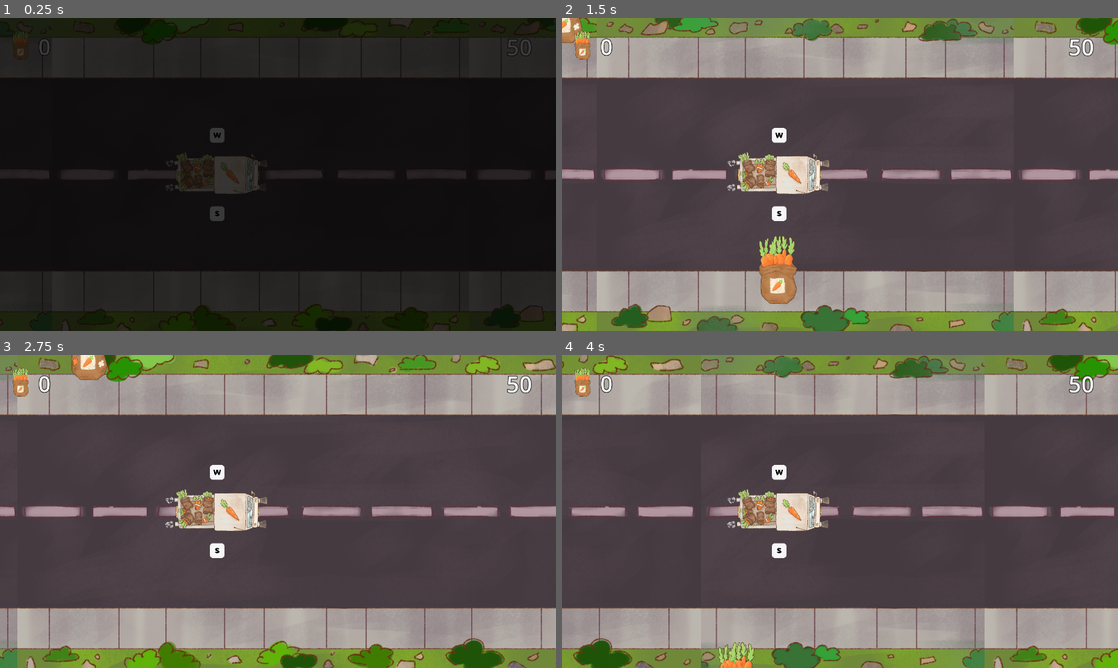
Above: before the commit, frames 1-4 (two rows, left to right).
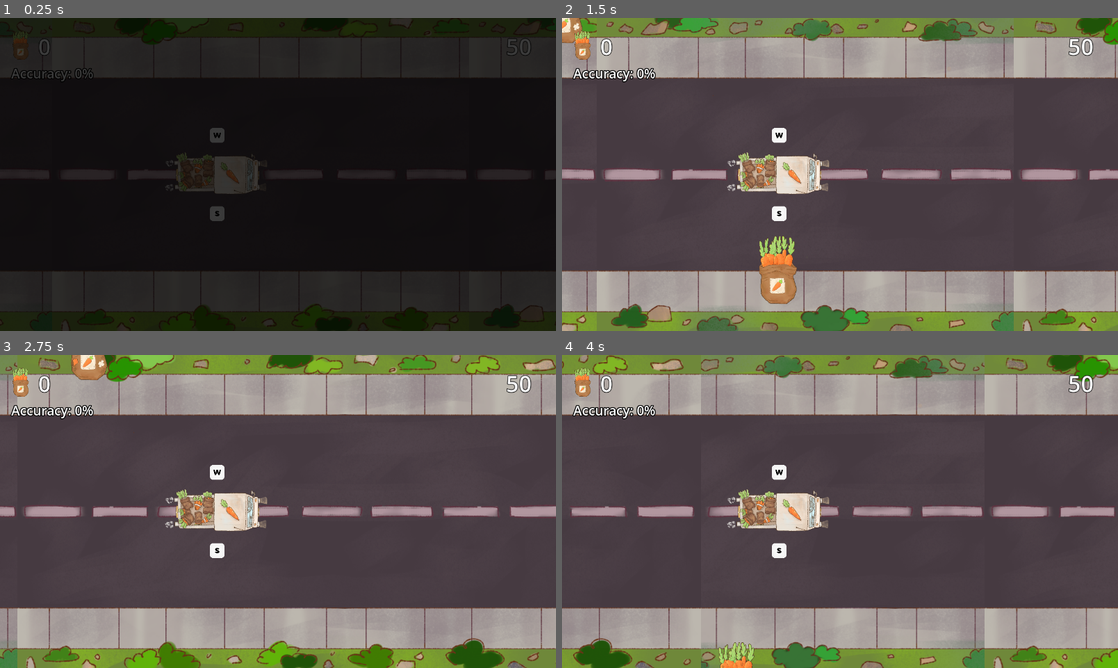
Above: after the commit, the same moments.

Repository: TheWatermelonMan3/CarrotMinigame
Game: Godot game, scene res://scenes/main.tscn
The game is run twice, just before and just after one commit, with the same random seed, the same clock (stepped at 60 frames per second) and the same inputs. The project has no main scene, so this scene is started directly.
Inputs:
- Up to frame 1 (0.25 s): no input
- Up to frame 2 (1.5 s): hold Up (fire_up) 0.53-1.28 s; tap Space (spacebar) at 0.6, 1.35 s; hold Down (fire_down) from 1.28 s (still down)
- Up to frame 3 (2.75 s): release Down (fire_down) at 2.03 s; hold Up (fire_up) from 2.03 s (still down); tap Space (spacebar) at 2.1 s
- Up to frame 4 (4 s): tap Space (spacebar) at 2.85, 3.6 s; release Up (fire_up) at 3.53 s; hold Down (fire_down) from 3.53 s (still down)

The runs differ from the first frame. In frame 1, 0.2% of the frame differs, in the area x 2-96%, y 6-21%; in frame 2, 0.5%; in frame 3, 0.5%, in the area x 1-96%, y 6-21%; in frame 4, 0.5%.

Commit message:
Fix minigame 4/22

Diff:
--- a/carrots_results.gd
+++ b/carrots_results.gd
@@ -1,3 +1,4 @@
 extends Node
 
 var score := 0
+var accuracy := 0
--- a/mainscript.gd
+++ b/mainscript.gd
@@ -50,6 +50,9 @@
 var instructions = 0.0
 
 var countdown = 50.1
+var carrot_cooldown = 0.0
+var carrot_throws = 0
+var accuracy = 0
 
 @onready var car = $Car
 @onready var score_label = $ScoreLabel
@@ -61,10 +64,14 @@
 func _ready():
 	screen_size = get_viewport_rect().size
 	_spawn_backgrounds()
+	$ScoreLabel.pivot_offset = $ScoreLabel.size / 2.0
+	$TimeLabel.pivot_offset = $TimeLabel.size / 2.0
+	$AccuracyLabel.pivot_offset = $AccuracyLabel.size / 2.0
 
 func _process(delta):
 	if (countdown == 0.0):
 		CarrotsResults.score = score
+		CarrotsResults.accuracy = accuracy
 		get_tree().change_scene_to_file("res://scenes/summary_screen.tscn")
 	if (WStutorial and UDtutorial):
 		countdown = max(0.0,countdown-delta)
@@ -89,6 +96,7 @@
 			carrot_icon_anim_timer = max(0.0, carrot_icon_anim_timer - delta)
 
 	_scroll_backgrounds(delta)
+	carrot_cooldown = max(0.0, carrot_cooldown - delta)
 	_handle_carrot_fire()
 
 	var y1 = 70
@@ -167,10 +175,16 @@
 
 # ── Carrot Firing ───────────────────────────────────────────
 func _handle_carrot_fire():
-	if Input.is_action_just_pressed("fire_up"):
+	if Input.is_action_just_pressed("fire_up") and carrot_cooldown == 0.0:
 		_spawn_carrot(-1)
-	if Input.is_action_just_pressed("fire_down"):
+		carrot_cooldown = 0.15
+		if UDtutorial:
+			carrot_throws += 1
+	if Input.is_action_just_pressed("fire_down") and carrot_cooldown == 0.0:
 		_spawn_carrot(1)
+		carrot_cooldown = 0.15
+		if UDtutorial:
+			carrot_throws += 1
 
 func _spawn_carrot(dir: int):
 	var c = CarrotScene.instantiate()
@@ -238,6 +252,8 @@
 func score_point():
 	score += 1
 	score_label.text = "%d" % score
+	accuracy = round((float(max(0, score)) / carrot_throws) * 100)
+	$AccuracyLabel.text = "Accuracy: %d%%" % accuracy
 	carrot_icon_anim_timer = 0.5
 
 func update_timer():
@@ -248,6 +264,8 @@
 func lose_point(dumpcarrot : bool):
 	score -= 1
 	score_label.text = "%d" % score
+	accuracy = round((float(max(0, score)) / carrot_throws) * 100)
+	$AccuracyLabel.text = "Accuracy: %d%%" % accuracy
 	carrot_icon_anim_timer = -0.5
 	if (dumpcarrot):
 		var d = DumpCarrotScene.instantiate()
--- a/scenes/main.tscn
+++ b/scenes/main.tscn
@@ -13,6 +13,11 @@
 [sub_resource type="LabelSettings" id="LabelSettings_sugp2"]
 font_size = 50
 outline_size = 5
+outline_color = Color(0, 0, 0, 1)
+
+[sub_resource type="LabelSettings" id="LabelSettings_choun"]
+font_size = 30
+outline_size = 8
 outline_color = Color(0, 0, 0, 1)
 
 [sub_resource type="LabelSettings" id="LabelSettings_85g3d"]
@@ -65,6 +70,16 @@
 offset_bottom = 100.0
 text = "0"
 label_settings = SubResource("LabelSettings_sugp2")
+
+[node name="AccuracyLabel" type="Label" parent="." unique_id=1270600677]
+visibility_layer = 64
+z_index = 4
+offset_left = 26.0
+offset_top = 106.0
+offset_right = 341.0
+offset_bottom = 175.0
+text = "Accuracy: 0%"
+label_settings = SubResource("LabelSettings_choun")
 
 [node name="AudioStreamPlayer2D" type="AudioStreamPlayer2D" parent="." unique_id=929166674]
 
--- a/scenes/summary_screen.gd
+++ b/scenes/summary_screen.gd
@@ -1,6 +1,8 @@
 extends Node2D
 
 var score : int
+var accuracy : int
+var adjustedscore : float
 var stars : int
 var dialogue = ["ATROCIOUS!\nGet out of here.",
 				"What were you even\ndoing out there?",
@@ -13,8 +15,10 @@
 var scales = [0.5, 0.742, 0.5, 0.5]
 
 var countscore = 0
+var countacc = 0
 var countanimationtime = 0.0
 const countanimdur = 0.05
+var accanimdur = 0.02
 var countstars = 0
 var countstartime = 0.0
 const countstardur = 0.7
@@ -30,18 +34,23 @@
 # Called when the node enters the scene tree for the first time.
 func _ready() -> void:
 	score = CarrotsResults.score
+	accuracy = CarrotsResults.accuracy
 	stars = 0
-	if (score > 0):
+	adjustedscore = score * accuracy / 100.0
+	if (adjustedscore > 0.0):
 		stars += 1
-	if (score > 25):
+	if (adjustedscore > 21.0):
 		stars += 1
-	if (score > 42):
+	if (adjustedscore > 39.0):
 		stars += 1
 	countstartime = countstardur
 	$buny.texture = load(spritename[2])
 	var size = scales[2]
 	$buny.scale = Vector2(-size,size)
 	hmmtime = 2.0
+	$Label.pivot_offset = $Label.size / 2.0
+	$Label2.pivot_offset = $Label2.size / 2.0
+	$Label3.pivot_offset = $Label3.size / 2.0
 
 # Called every frame. 'delta' is the elapsed time since the previous frame.
 func _process(delta: float) -> void:
@@ -57,11 +66,24 @@
 			$AudioStreamPlayer.play()
 			if countscore == score:
 				flareTime = 0.5
+	elif (countacc < accuracy):
+		if (countstars == 0 and flareTime > 0):
+			flareTime = max(0.0, flareTime - delta)
+			var size = baseLabelScale * (1.0 + flareAmplitude * sin(flareTime * PI / flareDur))
+			$Label.scale = Vector2(size,size)
+		else:
+			countanimationtime = max(0.0, countanimationtime - delta)
+			if (countanimationtime == 0.0):
+				countanimationtime = accanimdur
+				countacc += 1
+				$AudioStreamPlayer.play()
+				if countacc == accuracy:
+					flareTime = 0.5
 	elif (countstars < stars):
 		if (countstars == 0 and flareTime > 0):
 			flareTime = max(0.0, flareTime - delta)
 			var size = baseLabelScale * (1.0 + flareAmplitude * sin(flareTime * PI / flareDur))
-			$Label.scale = Vector2(size,size)
+			$Label3.scale = Vector2(size,size)
 		else:
 			countstartime = max(0.0, countstartime - delta)
 			if (countstartime == 0.0):
@@ -87,6 +109,7 @@
 		$buny.scale = Vector2(-size,size)
 
 	$Label.text = "%d" % countscore
+	$Label3.text = "%d%%" % countacc
 	if (countstars > 0):
 		$star1.texture = preload("res://sprites/staricon.png")
 	if (countstars > 1):
--- a/scenes/summary_screen.tscn
+++ b/scenes/summary_screen.tscn
@@ -1,7 +1,7 @@
 [gd_scene format=3 uid="uid://bqy0jyn6kt6xx"]
 
 [ext_resource type="Script" uid="uid://4poea7ke0fq0" path="res://scenes/summary_screen.gd" id="1_q3quu"]
-[ext_resource type="Texture2D" uid="uid://dfh02vcusrypg" path="res://sprites/result screen.png" id="1_v7ujm"]
+[ext_resource type="Texture2D" uid="uid://378s5febw4qr" path="res://sprites/result screen (1).png" id="2_21q6l"]
 [ext_resource type="Texture2D" uid="uid://dmmkaldwlhb5e" path="res://sprites/buttonsFakeSmile.webp" id="2_inait"]
 [ext_resource type="Texture2D" uid="uid://c50d1slig3vb6" path="res://sprites/buttonsneutral.webp" id="4_21q6l"]
 [ext_resource type="Texture2D" uid="uid://ddsfwoxeolep5" path="res://sprites/staricon_black.png" id="4_q3quu"]
@@ -20,7 +20,7 @@
 [node name="bg" type="Sprite2D" parent="." unique_id=219538983]
 position = Vector2(626, 375.99997)
 scale = Vector2(0.55, 0.55)
-texture = ExtResource("1_v7ujm")
+texture = ExtResource("2_21q6l")
 
 [node name="buny" type="Sprite2D" parent="." unique_id=796919818]
 position = Vector2(288.00003, 518.00006)
@@ -42,6 +42,15 @@
 label_settings = SubResource("LabelSettings_owmjg")
 horizontal_alignment = 1
 
+[node name="Label3" type="Label" parent="." unique_id=809884833]
+offset_left = 764.0
+offset_top = 410.0
+offset_right = 997.0
+offset_bottom = 520.0
+text = "0%"
+label_settings = SubResource("LabelSettings_owmjg")
+horizontal_alignment = 1
+
 [node name="Label2" type="Label" parent="." unique_id=1402330550]
 offset_left = 155.0
 offset_top = 79.0
@@ -53,17 +62,17 @@
 vertical_alignment = 1
 
 [node name="star1" type="Sprite2D" parent="." unique_id=1704035657]
-position = Vector2(768, 471)
+position = Vector2(768, 645)
 scale = Vector2(0.25520825, 0.25520825)
 texture = ExtResource("4_q3quu")
 
 [node name="star2" type="Sprite2D" parent="." unique_id=1049390460]
-position = Vector2(872, 474)
+position = Vector2(872, 648)
 scale = Vector2(0.25520825, 0.25520825)
 texture = ExtResource("4_q3quu")
 
 [node name="star3" type="Sprite2D" parent="." unique_id=216930736]
-position = Vector2(979, 474)
+position = Vector2(979, 648)
 scale = Vector2(0.25520825, 0.25520825)
 texture = ExtResource("4_q3quu")
 
Binary file added: sprites/result screen (1).png
Not shown, added: sprites/result screen (1).png.import
